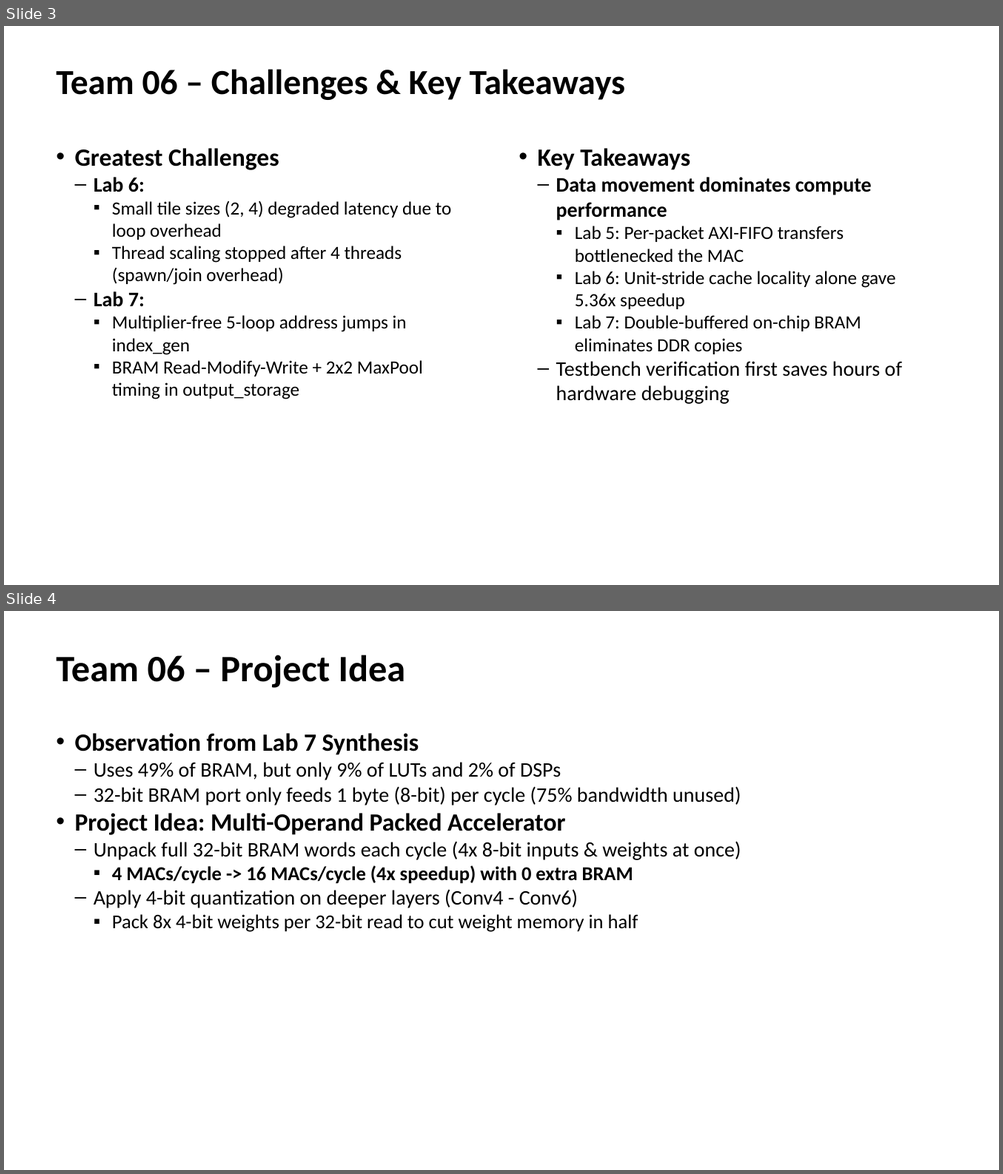
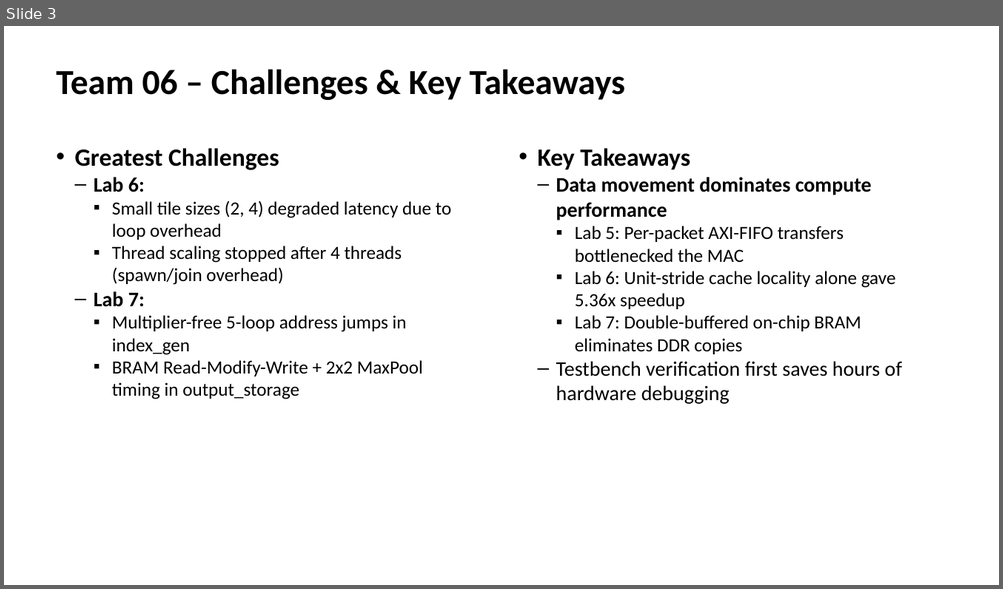
Before and after one commit to devjwk/cpre487lab1-7, a slide deck: Team06_Lab6_7_Demo.pptx. Shown one above the other, each under a label of ours: slides 3 and 4 before the commit, slide 3 after it. The pictures are 1003x1174 and 1003x589 pixels, drawn with LibreOffice and Linux fonts; fonts in the diff are those of the drawing. Boxes give left, top, right and bottom in pixels: in the first picture for what was removed or moved away, otherwise in the second. Text is boxed around its words. In the diff, an @@ line names an element or a change of style, - is before the commit and + after.

Commit message:
Update Slide 4 Project Idea to Compression and Sparsity per instructor feedback

```diff
--- a/Team06_Lab6_7_Demo.pptx
+++ b/Team06_Lab6_7_Demo.pptx
@@ slide 4 removed at (x1=4, y1=611, x2=999, y2=1170), background #FFFFFF @@
@@ text removed at (x1=56, y1=655, x2=406, y2=688) @@
-Team 06 – Project Idea
@@ text removed at (x1=75, y1=733, x2=741, y2=932) @@
-• Observation from Lab 7 Synthesis
-  – Uses 49% of BRAM, but only 9% of LUTs and 2% of DSPs
-  – 32-bit BRAM port only feeds 1 byte (8-bit) per cycle (75% bandwidth unused)
-• Project Idea: Multi-Operand Packed Accelerator
-  – Unpack full 32-bit BRAM words each cycle (4x 8-bit inputs & weights at once)
-    ▪ 4 MACs/cycle -> 16 MACs/cycle (4x speedup) with 0 extra BRAM
-  – Apply 4-bit quantization on deeper layers (Conv4 - Conv6)
-    ▪ Pack 8x 4-bit weights per 32-bit read to cut weight memory in half
```
Also in this commit, not shown: 1 slide added, 1 other file.
